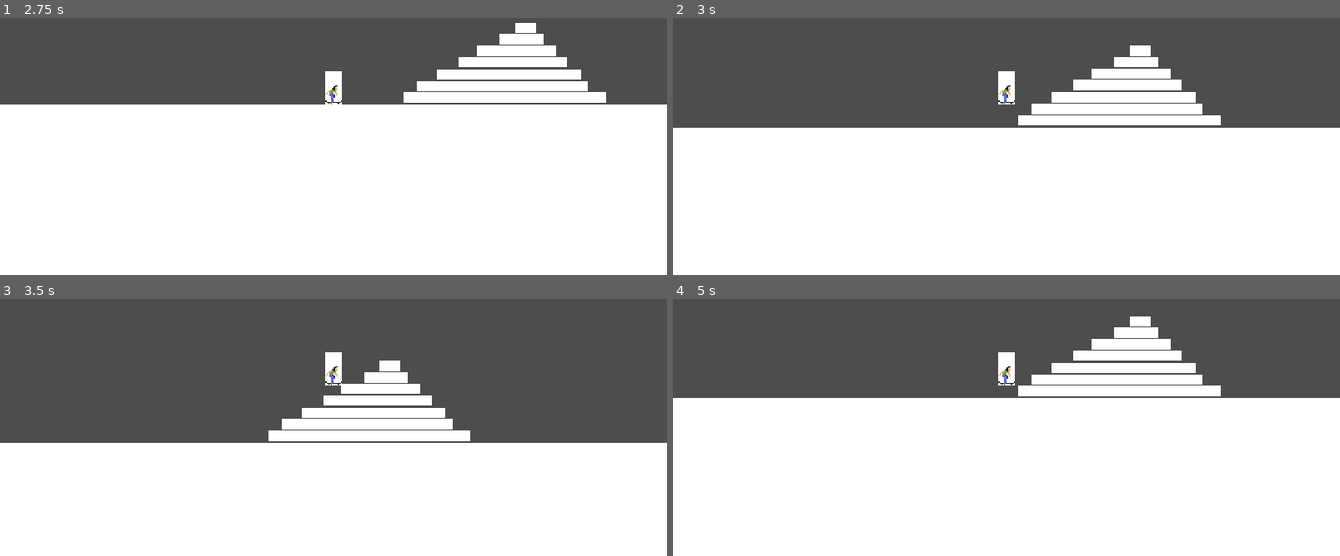
Above: before the commit, frames 1-4 (two rows, left to right).
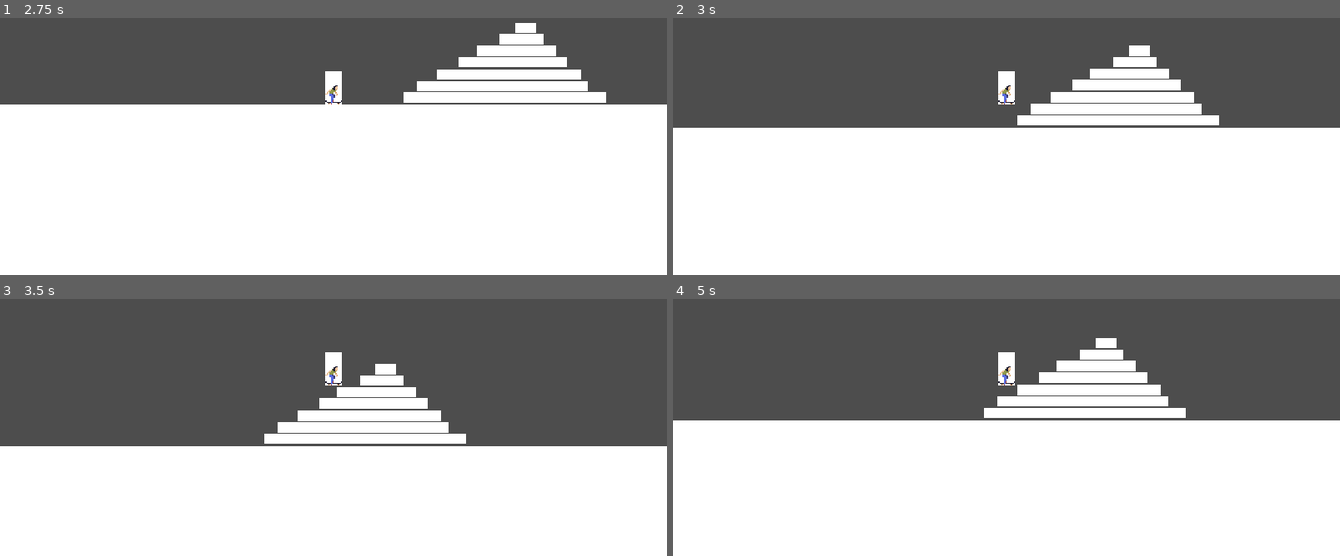
Above: after the commit, the same moments.

Repository: Minipeps/SpeedJam-8
Game: Godot game, scene res://2D/TestPlayerLevel.tscn
The game is run twice, just before and just after one commit, with the same random seed, the same clock (stepped at 60 frames per second) and the same inputs. This scene is started directly instead of the project's main scene.
Inputs (mouse positions are in pixels of both pictures, inside the frame that each line leads up to):
- Up to frame 1 (2.75 s): tap Enter (ui_accept) at 0.5, 0.77, 1.52 s; move the mouse to (480, 69) at 0.52 s; hold Right (player_move_right) 0.53-1.28 s; tap C (display_end_screen_lose) at 0.6, 2.1 s; move the mouse to (200, 105) at 1.27 s; hold Down (player_move_down) 1.28-2.03 s; tap X (display_end_screen_win) at 1.35 s; move the mouse to (outside the picture) at 2.02 s; hold Right (player_move_right) from 2.03 s (still down)
- Up to frame 2 (3 s): move the mouse to (973, 161) at 2.77 s; release Right (player_move_right) at 2.78 s; hold Up (player_move_up) from 2.78 s (still down); tap X (display_end_screen_win) at 2.85 s
- Up to frame 3 (3.5 s): keep holding Up (player_move_up); tap Enter (ui_accept) at 3.02 s
- Up to frame 4 (5 s): move the mouse to (1206, 424) at 3.52 s; release Up (player_move_up) at 3.53 s; hold Left (player_move_left) from 3.53 s (still down); tap C (display_end_screen_lose) at 3.6 s; tap Enter (ui_accept) at 3.77, 4.52 s; move the mouse to (806, 311) at 4.27 s; tap X (display_end_screen_win) at 4.35 s

Frame 1 is identical in both runs. In frame 2, 0.1% of the frame differs, in the area x 51-83%, y 10-42%; in frame 3, 2.8%; in frame 4, 9.7%, in the area x 0-100%, y 6-48%.

Commit message:
player: handle animation state callbacks

Diff:
--- a/2D/Player/player2D.gd
+++ b/2D/Player/player2D.gd
@@ -29,19 +29,21 @@
 
 func _physics_process(delta):
 	_handleMovement(delta)
-	_handleAnimation()
 
 func _handleMovement(delta):
-	currentState = State.IDLE
-
 	# Add gravity
 	self.velocity.y += gravity * delta
 
+	# Do not update player velocity if we are not on the floor
+	if not is_on_floor():
+		move_and_slide()
+		return
+
 	# Handle jump.
-	if Input.is_action_just_pressed("player_move_up") and is_on_floor():
+	if Input.is_action_just_pressed("player_move_up"):
 		self.velocity.y = -JUMP_VELOCITY
-		currentState = State.JUMPING
-		self.move_and_slide()
+		_change_state(State.JUMPING)
+		move_and_slide()
 		return
 
 	# Accelerate/deccelerate on slopes
@@ -57,18 +59,49 @@
 	var direction = Vector2(horizontal_input, 0).normalized()
 	if direction.x != 0:
 		self.velocity.x += direction.x * SPEED * delta
-		currentState = State.KICKING
+		_change_state(State.KICKING)
 	elif abs(velocity.x) > 0:
-		currentState = State.ROLLING
+		_change_state(State.ROLLING)
+	else:
+		_change_state(State.IDLE)
 
 	# Apply velocity and update floor_normal
-	self.move_and_slide()
-
-func _handleAnimation():
-	pass
+	move_and_slide()
 
 func _apply_friction(delta):
 	if (velocity.x > 0):
 		self.velocity.x -= FRICTION * SPEED * delta
 	elif (velocity.x < 0):
 		self.velocity.x += FRICTION * SPEED * delta
+
+func _change_state(newState: State):
+	if newState == currentState:
+		return
+
+	currentState = newState
+
+	if newState == State.IDLE:
+		_on_idle_state_entered()
+	elif newState == State.JUMPING:
+		_on_jumping_state_entered()
+	elif newState == State.KICKING:
+		_on_kicking_state_entered()
+	elif newState == State.ROLLING:
+		_on_rolling_state_entered()
+	elif newState == State.DEAD:
+		_on_dead_state_entered()
+
+func _on_idle_state_entered():
+	pass
+
+func _on_jumping_state_entered():
+	pass
+
+func _on_kicking_state_entered():
+	pass
+
+func _on_rolling_state_entered():
+	pass
+
+func _on_dead_state_entered():
+	pass
